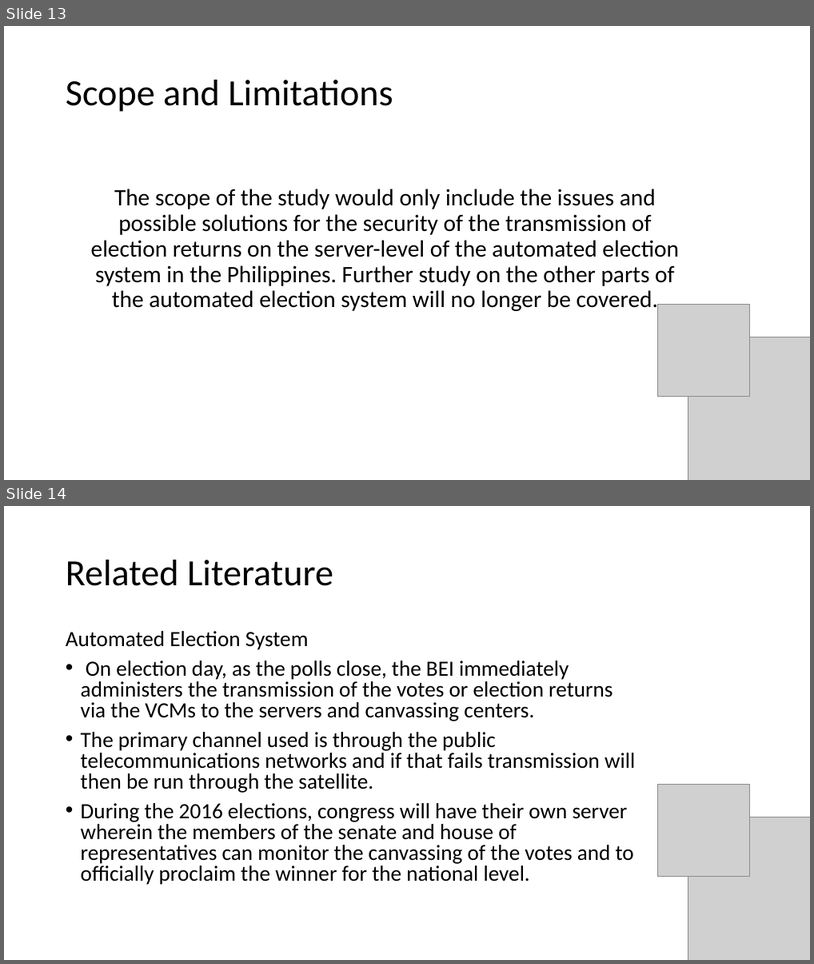
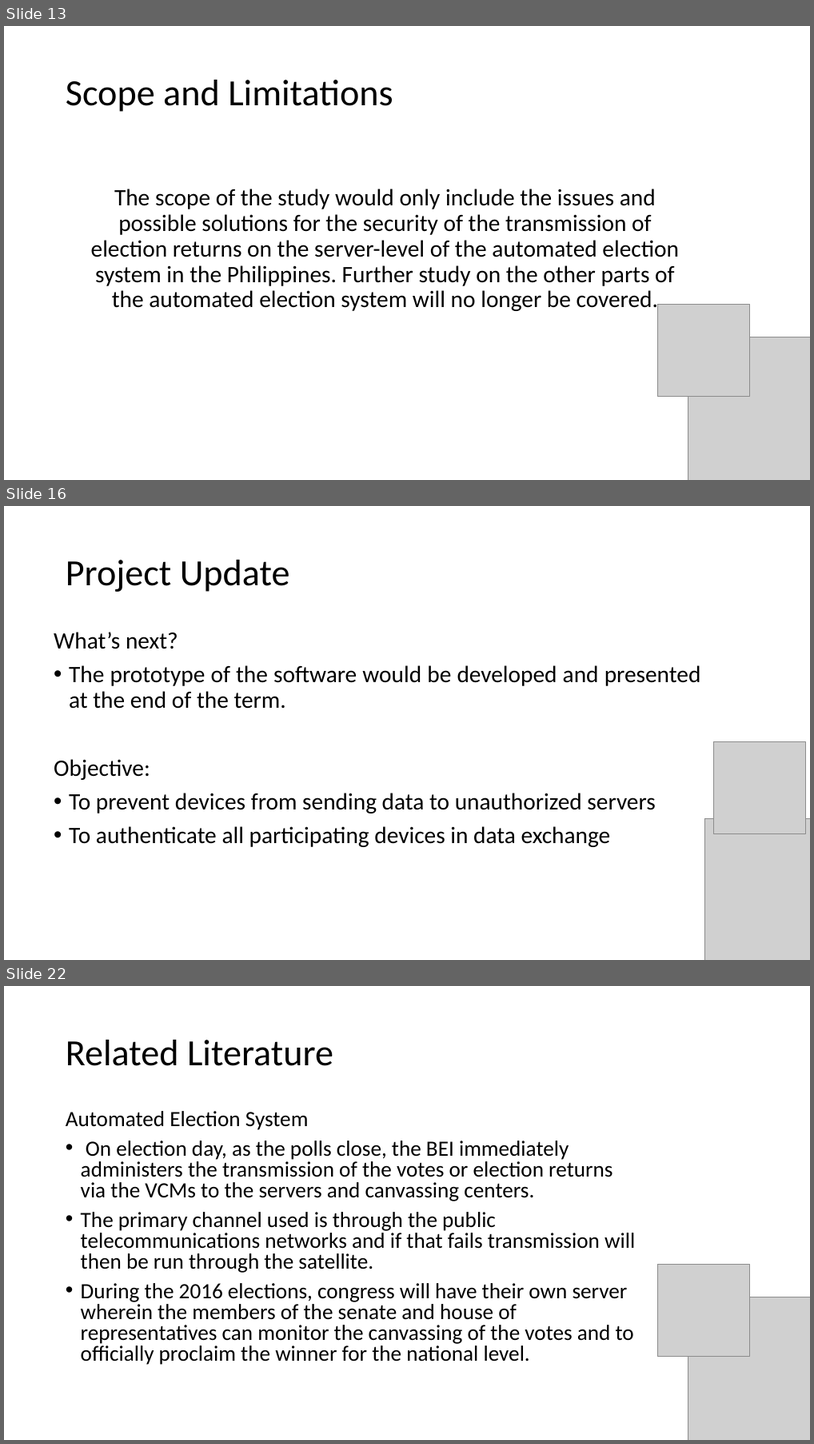
Before and after one commit to seans888/Project---Automate-Election, a slide deck: Documentation/Research Paper/AES ppt presentation.pptx. Shown one above the other, each under a label of ours: slides 13 and 14 before the commit, slides 13, 16 and 22 after it; the slides between them are not shown. The pictures are 814x964 and 814x1444 pixels, drawn with LibreOffice and Linux fonts; fonts in the diff are those of the drawing; grey boxes stand for pictures. Boxes give left, top, right and bottom in pixels: in the first picture for what was removed or moved away, otherwise in the second. Text is boxed around its words. In the diff, an @@ line names an element or a change of style, - is before the commit and + after.

```diff
--- a/Documentation/Research Paper/AES ppt presentation.pptx
+++ b/Documentation/Research Paper/AES ppt presentation.pptx
@@ slide 16 added at bbox=[4, 506, 810, 960], background #FFFFFF @@
@@ title added at bbox=[66, 560, 290, 592], 44 pt, text #000000 @@
+Project Update
@@ text added at bbox=[54, 632, 702, 847], 28 pt, text #000000 @@
+What’s next?
+• The prototype of the software would be developed and presented at the end of the term.
+Objective:
+• To prevent devices from sending data to unauthorized servers
+• To authenticate all participating devices in data exchange
@@ picture added at bbox=[714, 742, 806, 834] @@
@@ picture added at bbox=[705, 819, 810, 960] @@
@@ what was slide 14 is now slide 22 @@
```
Also in this commit, not shown: 2 slides changed, 7 other slides added.
